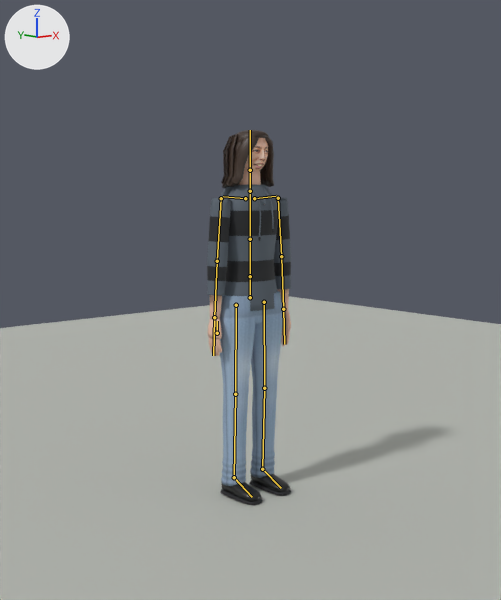
One commit to the Blender file assets/blender/characters/hero.blend: the scene before it, then after it.
Before and after are seen from the file's camera 'preview_camera'. Every picture has the same lights, and +X, +Y and +Z are marked at upper left. The older version comes first. The bones that bend it are drawn over the model as lines.

In view in the first picture: 'body', 'hair', 'head', 'preview_ground'.
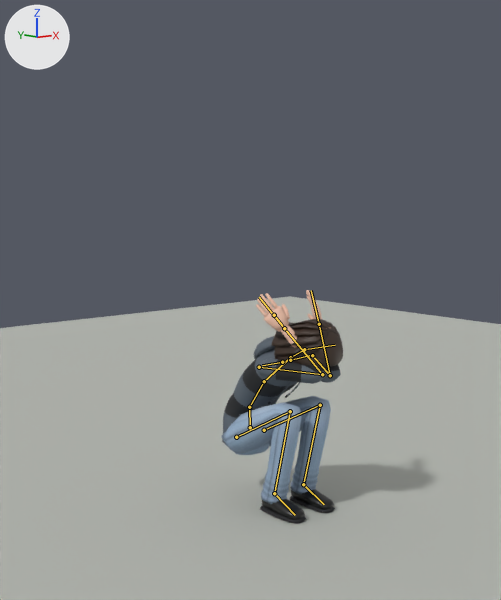
The newer file adds an action. The first version stands in its rest pose; the second is drawn at frame -3 of the action 'cower'.

Edits to the scene script, one JSON object a line:
```json
{"block": "bone_hips", "where": "bone_hips = bpy.data.objects['hero'].pose.bones['Hips']"}
{"op": "set", "path": "bone_hips.location", "old": "(0.0, 0.0, 0.0)", "new": "(0.0, -0.682, 0.0)"}
{"op": "set", "path": "bone_hips.rotation_quaternion", "old": "(1.0, 0.0, 0.0, 0.0)", "new": "(0.999, -0.035, 0.0, 0.0)", "note": "degrees (0, 0, 0) -> degrees (-4, 0, 0)"}
{"block": "bone_spine", "where": "bone_spine = bpy.data.objects['hero'].pose.bones['Spine']  # child of 'Hips'"}
{"op": "set", "path": "bone_spine.rotation_quaternion", "old": "(1.0, 0.0, 0.0, 0.0)", "new": "(0.94, 0.342, 0.012, -0.004)", "note": "degrees (0, 0, 0) -> degrees (40, 2, 0)"}
{"block": "bone_chest", "where": "bone_chest = bpy.data.objects['hero'].pose.bones['Chest']  # child of 'Spine'"}
{"op": "set", "path": "bone_chest.rotation_quaternion", "old": "(1.0, 0.0, 0.0, 0.0)", "new": "(0.991, 0.131, 0.013, -0.002)", "note": "degrees (0, 0, 0) -> degrees (15, 2, 0)"}
{"block": "bone_neck", "where": "bone_neck = bpy.data.objects['hero'].pose.bones['Neck']  # child of 'Chest'"}
{"op": "set", "path": "bone_neck.rotation_quaternion", "old": "(1.0, 0.0, 0.0, 0.0)", "new": "(0.996, 0.087, 0.0, 0.0)", "note": "degrees (0, 0, 0) -> degrees (10, 0, 0)"}
{"block": "bone_head", "where": "bone_head = bpy.data.objects['hero'].pose.bones['Head']  # child of 'Neck'"}
{"op": "set", "path": "bone_head.rotation_quaternion", "old": "(1.0, 0.0, 0.0, 0.0)", "new": "(0.991, 0.131, 0.017, -0.002)", "note": "degrees (0, 0, 0) -> degrees (15, 2, 0)"}
{"block": "bone_leftupperarm", "where": "bone_leftupperarm = bpy.data.objects['hero'].pose.bones['LeftUpperArm']  # child of 'LeftShoulder'"}
{"op": "set", "path": "bone_leftupperarm.rotation_quaternion", "old": "(1.0, 0.0, 0.0, 0.0)", "new": "(0.349, -0.897, 0.264, -0.073)", "note": "degrees (0, 0, 0) -> degrees (-138, 3, -32)"}
{"block": "bone_leftlowerarm", "where": "bone_leftlowerarm = bpy.data.objects['hero'].pose.bones['LeftLowerArm']  # child of 'LeftUpperArm'"}
{"op": "set", "path": "bone_leftlowerarm.rotation_quaternion", "old": "(1.0, 0.0, 0.0, 0.0)", "new": "(0.383, -0.92, -0.056, -0.056)", "note": "degrees (0, 0, 0) -> degrees (-135, -8, 4)"}
{"block": "bone_rightupperarm", "where": "bone_rightupperarm = bpy.data.objects['hero'].pose.bones['RightUpperArm']  # child of 'RightShoulder'"}
{"op": "set", "path": "bone_rightupperarm.rotation_quaternion", "old": "(1.0, 0.0, 0.0, 0.0)", "new": "(0.327, -0.904, -0.269, 0.052)", "note": "degrees (0, 0, 0) -> degrees (-142, -5, 31)"}
{"block": "bone_rightlowerarm", "where": "bone_rightlowerarm = bpy.data.objects['hero'].pose.bones['RightLowerArm']  # child of 'RightUpperArm'"}
{"op": "set", "path": "bone_rightlowerarm.rotation_quaternion", "old": "(1.0, 0.0, 0.0, 0.0)", "new": "(0.383, -0.92, 0.056, 0.056)", "note": "degrees (0, 0, 0) -> degrees (-135, 8, -4)"}
{"block": "bone_leftupperleg", "where": "bone_leftupperleg = bpy.data.objects['hero'].pose.bones['LeftUpperLeg']  # child of 'Hips'"}
{"op": "set", "path": "bone_leftupperleg.rotation_quaternion", "old": "(1.0, 0.0, 0.0, 0.0)", "new": "(0.545, -0.839, -0.009, -0.009)", "note": "degrees (0, 0, 0) -> degrees (-114, -1, 0)"}
{"block": "bone_leftlowerleg", "where": "bone_leftlowerleg = bpy.data.objects['hero'].pose.bones['LeftLowerLeg']  # child of 'LeftUpperLeg'"}
{"op": "set", "path": "bone_leftlowerleg.rotation_quaternion", "old": "(1.0, 0.0, 0.0, 0.0)", "new": "(0.423, 0.906, 0.0, 0.0)", "note": "degrees (0, 0, 0) -> degrees (130, 0, 0)"}
{"block": "bone_leftfoot", "where": "bone_leftfoot = bpy.data.objects['hero'].pose.bones['LeftFoot']  # child of 'LeftLowerLeg'"}
{"op": "set", "path": "bone_leftfoot.rotation_quaternion", "old": "(1.0, 0.0, 0.0, 0.0)", "new": "(0.995, -0.105, 0.0, 0.0)", "note": "degrees (0, 0, 0) -> degrees (-12, 0, 0)"}
{"block": "bone_rightupperleg", "where": "bone_rightupperleg = bpy.data.objects['hero'].pose.bones['RightUpperLeg']  # child of 'Hips'"}
{"op": "set", "path": "bone_rightupperleg.rotation_quaternion", "old": "(1.0, 0.0, 0.0, 0.0)", "new": "(0.545, -0.839, 0.009, 0.009)", "note": "degrees (0, 0, 0) -> degrees (-114, 1, 0)"}
{"block": "bone_rightlowerleg", "where": "bone_rightlowerleg = bpy.data.objects['hero'].pose.bones['RightLowerLeg']  # child of 'RightUpperLeg'"}
{"op": "set", "path": "bone_rightlowerleg.rotation_quaternion", "old": "(1.0, 0.0, 0.0, 0.0)", "new": "(0.423, 0.906, 0.0, 0.0)", "note": "degrees (0, 0, 0) -> degrees (130, 0, 0)"}
{"block": "bone_rightfoot", "where": "bone_rightfoot = bpy.data.objects['hero'].pose.bones['RightFoot']  # child of 'RightLowerLeg'"}
{"op": "set", "path": "bone_rightfoot.rotation_quaternion", "old": "(1.0, 0.0, 0.0, 0.0)", "new": "(0.995, -0.105, 0.0, 0.0)", "note": "degrees (0, 0, 0) -> degrees (-12, 0, 0)"}
```

Changed parts and their boxes [x1, y1, x2, y2] in the pictures (501 x 600 px):
```json
{"object": "body", "change": "posed", "before": [207, 170, 291, 505], "after": [221, 290, 341, 523], "on screen": "42% wider, 30% shorter"}
{"object": "hair", "change": "posed", "before": [221, 130, 274, 188], "after": [271, 319, 343, 368], "on screen": "35% wider, 15% shorter"}
{"object": "head", "change": "posed", "before": [244, 138, 268, 171], "on screen": "not visible afterwards"}
{"bone": "Hips", "before": "(250, 297) to (250, 276)", "after": "(250, 427) to (249, 407)"}
{"bone": "Spine", "before": "(250, 276) to (250, 239)", "after": "(249, 407) to (264, 381)"}
{"bone": "Chest", "before": "(250, 239) to (250, 191)", "after": "(264, 381) to (290, 357)"}
{"bone": "Neck", "before": "(250, 191) to (250, 170)", "after": "(290, 357) to (304, 349)"}
{"bone": "Head", "before": "(250, 170) to (250, 130)", "after": "(304, 349) to (335, 345)"}
{"bone": "LeftUpperArm", "before": "(278, 198) to (281, 256)", "after": "(312, 355) to (330, 375)"}
{"bone": "LeftLowerArm", "before": "(281, 256) to (283, 309)", "after": "(330, 375) to (319, 324)"}
{"bone": "RightUpperArm", "before": "(221, 198) to (217, 261)", "after": "(259, 367) to (322, 374)"}
{"bone": "RightLowerArm", "before": "(217, 261) to (214, 317)", "after": "(322, 374) to (284, 328)"}
{"bone": "LeftUpperLeg", "before": "(264, 302) to (264, 388)", "after": "(264, 430) to (320, 405)"}
{"bone": "LeftLowerLeg", "before": "(264, 388) to (262, 469)", "after": "(320, 405) to (303, 484)"}
{"bone": "LeftFoot", "before": "(262, 469) to (281, 488)", "after": "(303, 484) to (324, 504)"}
{"bone": "RightUpperLeg", "before": "(236, 305) to (235, 394)", "after": "(236, 437) to (290, 411)"}
{"bone": "RightLowerLeg", "before": "(235, 394) to (234, 477)", "after": "(290, 411) to (274, 493)"}
{"bone": "RightFoot", "before": "(234, 477) to (252, 497)", "after": "(274, 493) to (295, 515)"}
```
